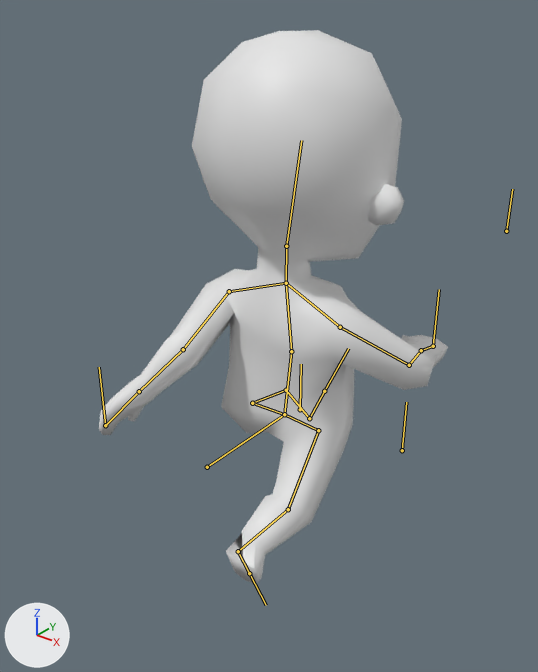
The Blender file work/blender/character.blend as it was, and as the next commit left it.
Before and after are seen from a 50 mm lens placed at (1.234, -1.484, 1.805), pointed at (-0.012, 0.073, 0.84). The lights are fixed; the arrows at lower left show +X, +Y and +Z. Both versions are drawn at frame 56 of the action 'IKsAction'; the numbers are the values there. The bones that bend it are drawn over the model as lines.

Names of what the first picture shows: 'nude'.
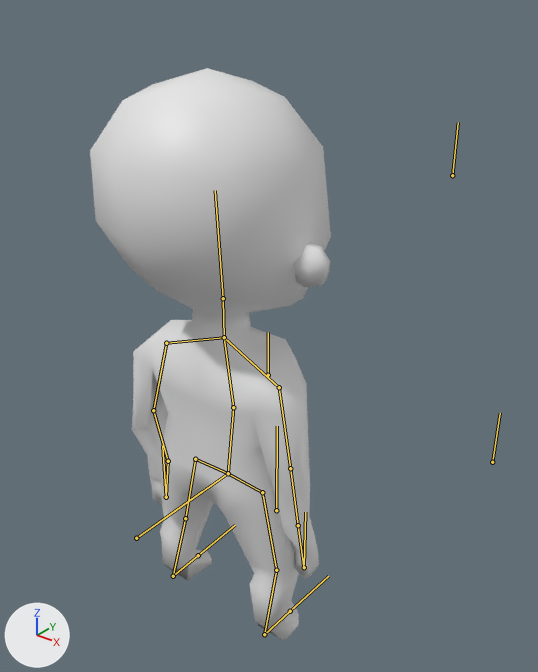
The change, as a list of edits to the scene's bpy script:
```text
Change bone_iklook:
    where bone_iklook = bpy.data.objects['IKs'].pose.bones['IKLook']
    bone_iklook.location: (0.0, -0.557, -1.165) -> (0.0, -0.17, -0.512)
Change bone_ikhand_l:
    where bone_ikhand_l = bpy.data.objects['IKs'].pose.bones['IKHand-L']
    bone_ikhand_l.location: (0.663, -0.693, 0.983) -> (0.753, -1.0, 0.845)
Change bone_ikhand_r:
    where bone_ikhand_r = bpy.data.objects['IKs'].pose.bones['IKHand-R']
    bone_ikhand_r.location: (-0.718, -0.574, 0.109) -> (-0.714, -1.01, 0.816)
Change bone_ikknee_l:
    where bone_ikknee_l = bpy.data.objects['IKs'].pose.bones['IKKnee-L']
    bone_ikknee_l.location: (0.27, 0.0, 0.138) -> (0.0, 0.0, 0.0)
Change bone_ikknee_r:
    where bone_ikknee_r = bpy.data.objects['IKs'].pose.bones['IKKnee-R']
    bone_ikknee_r.location: (-0.28, 0.0, 0.135) -> (0.0, 0.0, 0.0)
Change bone_ikfoot_l:
    where bone_ikfoot_l = bpy.data.objects['IKs'].pose.bones['IKFoot-L']
    bone_ikfoot_l.location: (0.039, 0.688, 0.356) -> (0.0, 0.0, 0.0)
    bone_ikfoot_l.rotation_quaternion: (0.944, 0.329, 0.0, 0.0) -> (1.0, 0.0, 0.0, 0.01)  # degrees (38, 0, 0) -> degrees (0, 0, 1)
Change bone_ikfoot_r:
    where bone_ikfoot_r = bpy.data.objects['IKs'].pose.bones['IKFoot-R']
    bone_ikfoot_r.location: (-0.036, -0.153, 0.248) -> (0.0, 0.0, 0.0)
    bone_ikfoot_r.rotation_quaternion: (0.832, -0.554, 0.0, 0.0) -> (0.999, 0.0, 0.0, -0.022)  # degrees (-67, 0, 0) -> degrees (0, 0, -2)
Change bone_ikelbow_r:
    where bone_ikelbow_r = bpy.data.objects['IKs'].pose.bones['IKElbow-R']
    bone_ikelbow_r.location: (-0.396, -0.123, 0.782) -> (0.0, 0.0, 0.0)
Change bone_ikelbow_l:
    where bone_ikelbow_l = bpy.data.objects['IKs'].pose.bones['IKElbow-L']
    bone_ikelbow_l.location: (0.377, -0.452, 0.603) -> (0.0, 0.0, 0.0)
Change bone_root:
    where bone_root = bpy.data.objects['IKs'].pose.bones['Root']
    bone_root.location: (0.0, 0.322, -0.127) -> (0.0, 0.046, -0.199)
```

Location of each change, [x1, y1, x2, y2] in pixels of the pictures (538 x 672 px):
'nude', posed (31% narrower)
    before: [99, 30, 448, 583]
    after: [90, 68, 331, 641]
bone 'IKLook', root to tip
    before: (506, 231) to (512, 189)
    after: (452, 175) to (458, 122)
bone 'IKHand-L', root to tip
    before: (105, 425) to (99, 367)
    after: (166, 497) to (162, 445)
bone 'IKHand-R', root to tip
    before: (433, 346) to (439, 289)
    after: (304, 567) to (305, 512)
bone 'IKKnee-L', root to tip
    before: (300, 409) to (301, 364)
    after: (268, 375) to (268, 332)
bone 'IKKnee-R', root to tip
    before: (402, 450) to (406, 402)
    after: (492, 462) to (500, 413)
bone 'IKFoot-L', root to tip
    before: (324, 391) to (348, 348)
    after: (198, 555) to (235, 525)
bone 'IKFoot-R', root to tip
    before: (249, 573) to (266, 605)
    after: (290, 611) to (328, 576)
bone 'Root', root to tip
    before: (207, 467) to (262, 429)
    after: (136, 538) to (202, 491)
